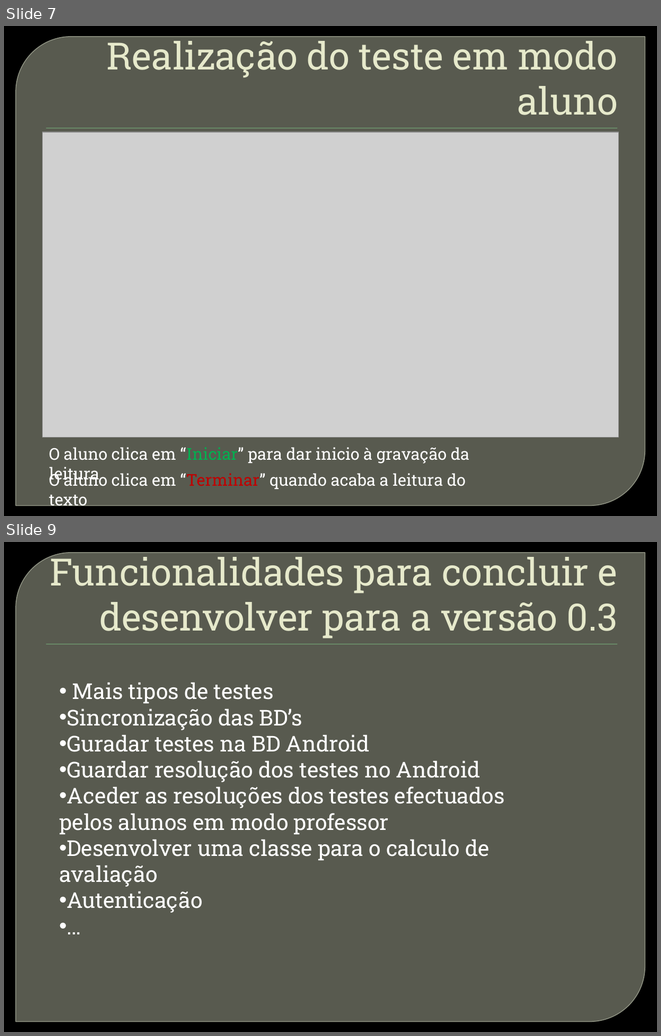
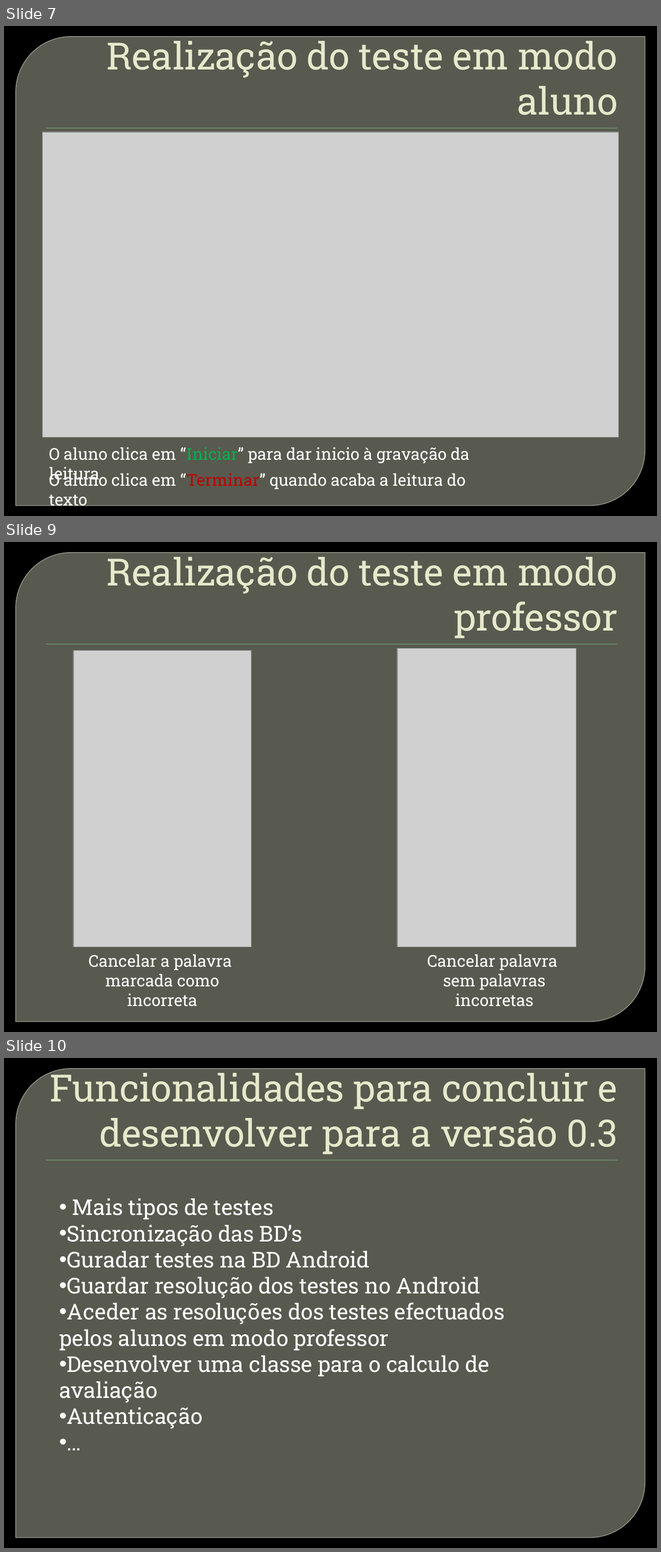
Before and after one commit to iptomar/letrinhas, a slide deck: Letrinhas 0.2.pptx. Shown one above the other, each under a label of ours: slides 7 and 9 before the commit, slides 7, 9 and 10 after it; the slides between them are not shown. The pictures are 661x1036 and 661x1552 pixels, drawn with LibreOffice and Linux fonts; fonts in the diff are those of the drawing; grey boxes stand for pictures; background and template pictures are left out. Boxes give left, top, right and bottom in pixels: in the first picture for what was removed or moved away, otherwise in the second. Text is boxed around its words. In the diff, an @@ line names an element or a change of style, - is before the commit and + after.

Commit message:
Adicionei imagens na parte da Realização do teste em modo Professor e também envio o código ..

```diff
--- a/Letrinhas 0.2.pptx
+++ b/Letrinhas 0.2.pptx
@@ slide 9 added at [4, 542, 657, 1032], background picture (left out); not listed: 2 template elements that a slide beside it also shows @@
@@ title added at [107, 552, 617, 638], 41.4 pt, text #E7EACB @@
+Realização do teste em modo professor
@@ picture added at [73, 651, 251, 947] @@
@@ picture added at [397, 649, 576, 947] @@
@@ text added at [88, 954, 231, 1006], 18 pt, text #FFFFFF @@
+Cancelar a palavra
+marcada como incorreta
@@ text added at [427, 954, 557, 1006], 18 pt, text #FFFFFF @@
+Cancelar palavra
+sem palavras incorretas
@@ what was slide 9 is now slide 10 @@
```
Also in this commit, not shown: 1 slide changed, 55 other files.
